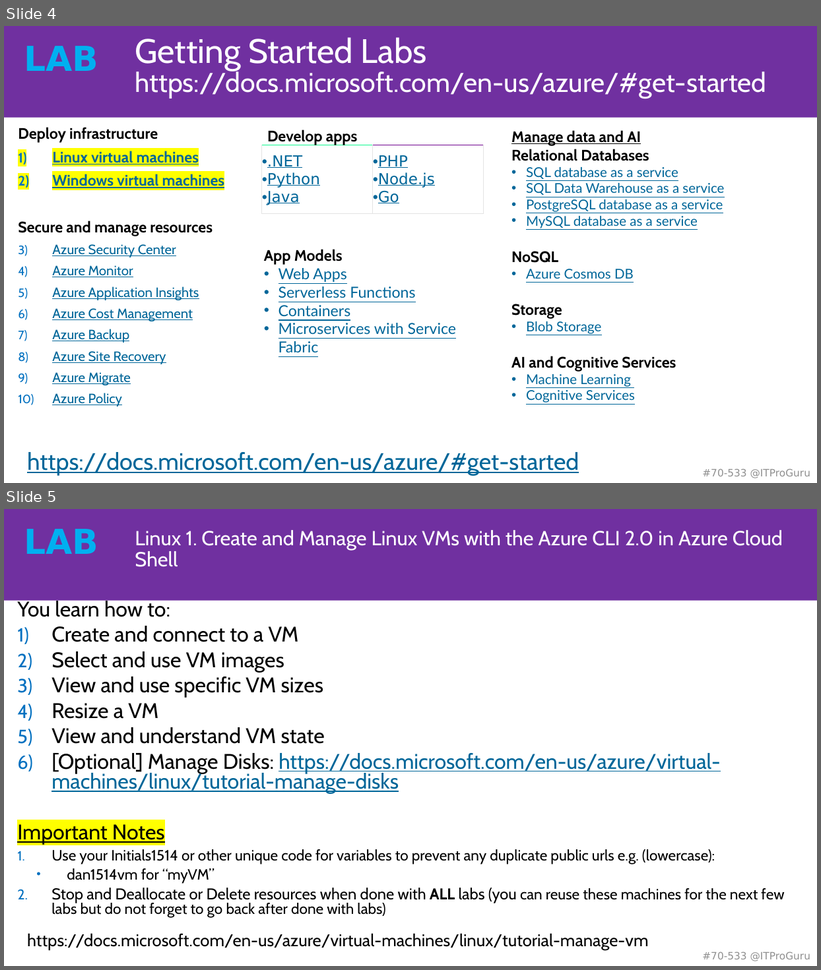
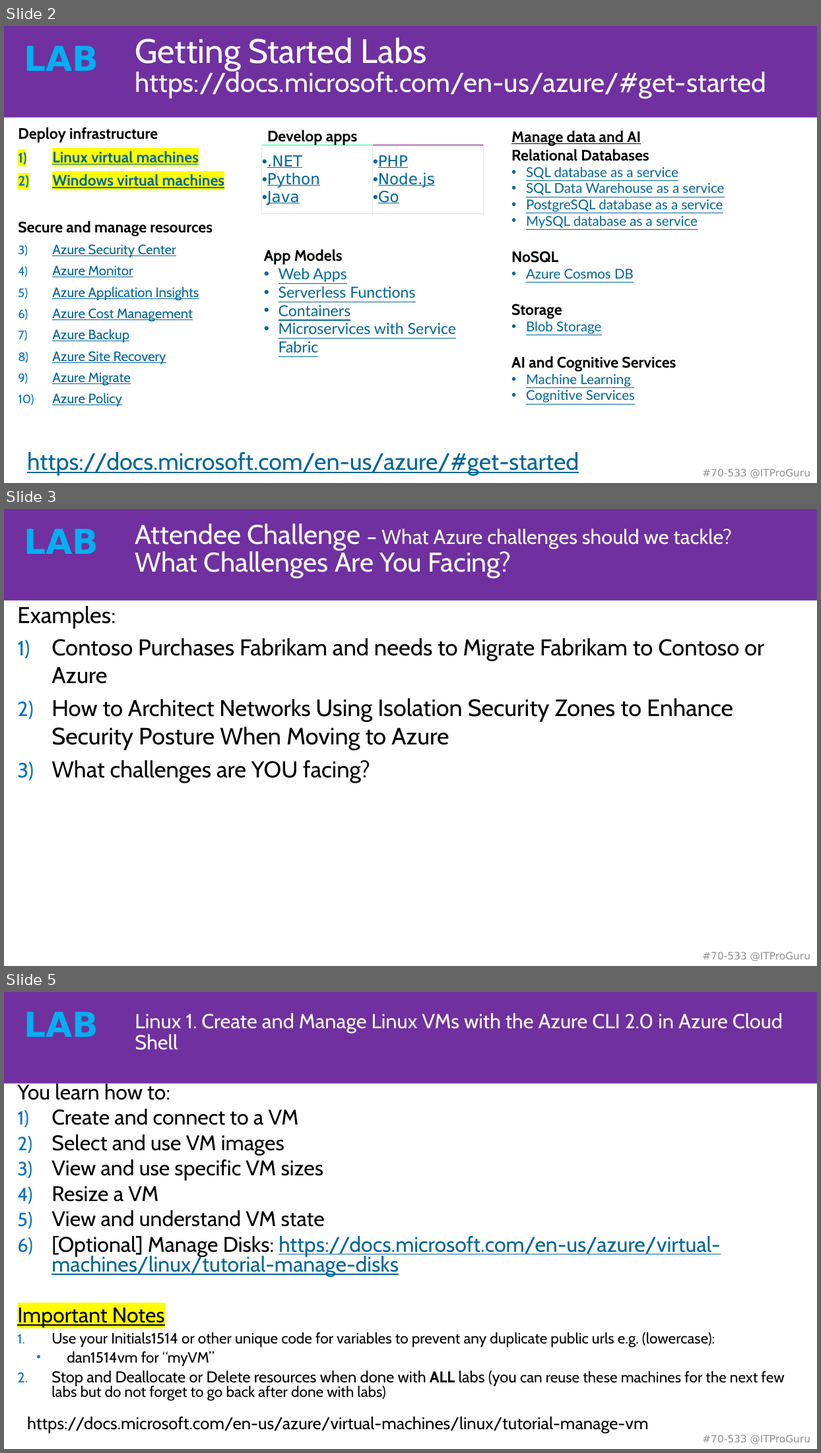
Before and after one commit to guruskill/70-535, a slide deck: Labs/70-535-00-Labs.pptx. Shown one above the other, each under a label of ours: slides 4 and 5 before the commit, slides 2, 3 and 5 after it; the slides between them are not shown. The pictures are 821x970 and 821x1453 pixels, drawn with LibreOffice and Linux fonts; fonts in the diff are those of the drawing. Boxes give left, top, right and bottom in pixels: in the first picture for what was removed or moved away, otherwise in the second. Text is boxed around its words. In the diff, an @@ line names an element or a change of style, - is before the commit and + after.

```diff
--- a/Labs/70-535-00-Labs.pptx
+++ b/Labs/70-535-00-Labs.pptx
@@ slide 3 added at bbox=[4, 509, 817, 966], background #FFFFFF; not listed: 4 template elements that a slide beside it also shows @@
@@ title added at bbox=[135, 524, 731, 578], 32 pt, text #FFFFFF @@
+Attendee Challenge – What Azure challenges should we tackle?
+What Challenges Are You Facing?
@@ text added at bbox=[17, 606, 764, 783], 27 pt, text #000000 @@
+Examples:
+1) Contoso Purchases Fabrikam and needs to Migrate Fabrikam to Contoso or Azure
+2) How to Architect Networks Using Isolation Security Zones to Enhance Security Posture When Moving to Azure
+3) What challenges are YOU facing?
@@ what was slide 4 is now slide 2 @@
```
Also in this commit, not shown: 10 slides changed, 4 other slides added, 3 slides removed.
